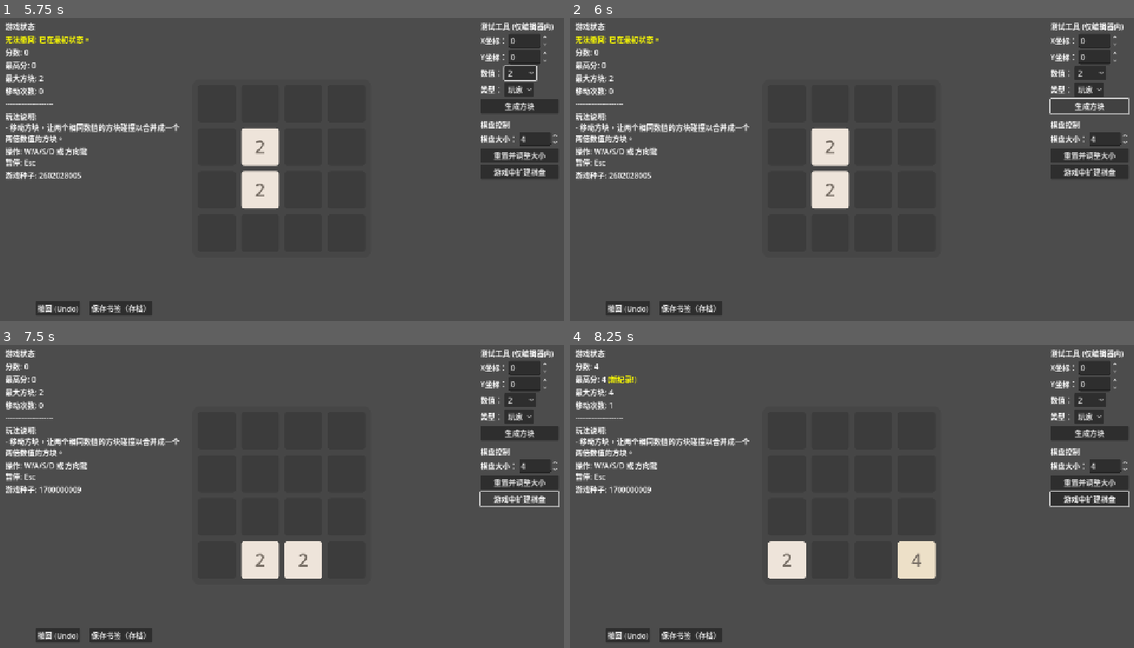
Above: before the commit, frames 1-4 (two rows, left to right).
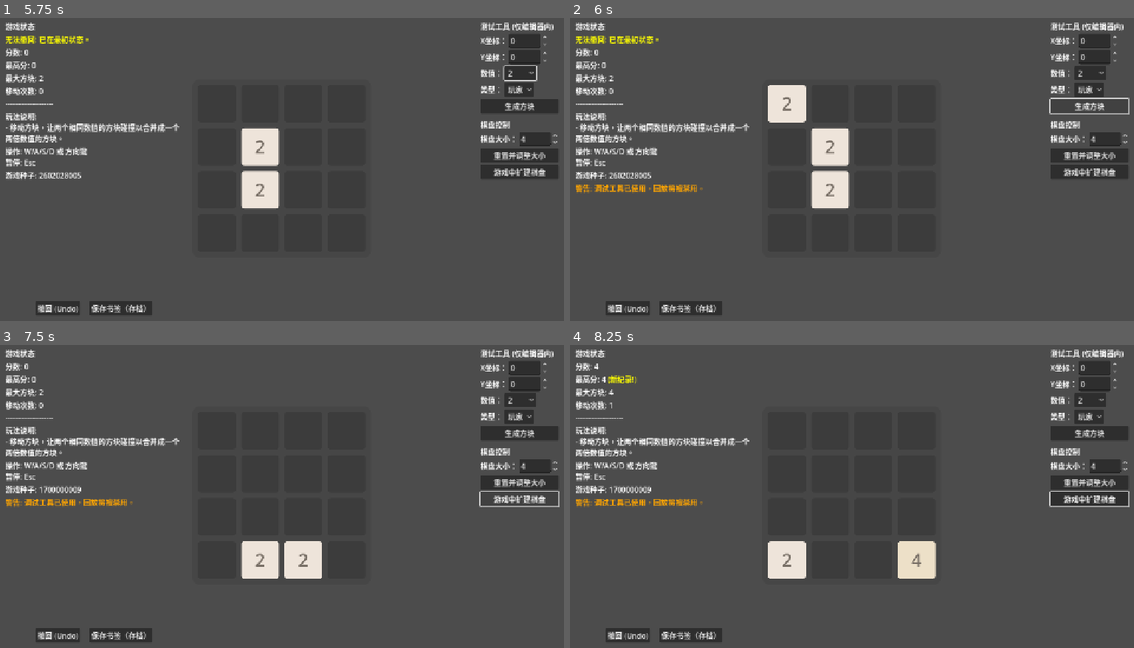
Above: after the commit, the same moments.

Repository: C76GN/2048-all-in-one
Game: Godot game, scene res://scenes/main_menu.tscn
Two runs of this game, one before a commit and one after it. Both use one fixed random seed, a clock stepped at 60 frames per second and the inputs below.
Inputs (mouse positions are in pixels of both pictures, inside the frame that each line leads up to):
- Up to frame 1 (5.75 s): click "开始游戏" at 0.5 s; click (282, 87) at 1.25 s; click "开始游戏" at 2 s; click "保存书签（存档）" at 2.75 s; click "撤回 (Undo)" at 3.5 s; click "2" at 4.25 s; click "玩家" at 5 s
- Up to frame 2 (6 s): click "生成方块" at 5.75 s
- Up to frame 3 (7.5 s): click "重置并调整大小" at 6.5 s; click "游戏中扩建棋盘" at 7.25 s
- Up to frame 4 (8.25 s): tap Enter at 8 s; move the mouse to (981, 478) at 8.02 s; hold D (move_right) from 8.03 s (still down); click (981, 478) at 8.17 s

Frame 1 is identical in both runs. In frame 2, 1.2% of the frame differs, in the area x 1-42%, y 22-58%; in frame 3, 0.4%; in frame 4, 0.4%.

Commit message:
Implement test tool tainting and fix tile visibility
This commit introduces a data "tainting" system to prevent developer tools from corrupting replays. When the test tool is used, the session is flagged, which displays a warning on the HUD and disables replay saving to maintain data integrity. Additionally, a bug has been fixed that caused tiles spawned via the test panel to be invisible.

Diff:
--- a/scripts/game_board.gd
+++ b/scripts/game_board.gd
@@ -197,7 +197,11 @@
 		grid[grid_pos.x][grid_pos.y].queue_free()
 		grid[grid_pos.x][grid_pos.y] = null
 
-	_spawn_at(grid_pos, value, type)
+	var new_tile = _spawn_at(grid_pos, value, type)
+
+	# 为测试工具生成的方块请求播放生成动画，使其可见。
+	var instruction = [{"type": "SPAWN", "tile": new_tile}]
+	play_animations_requested.emit(instruction)
 
 ## 重置整个棋盘并应用新的尺寸。
 func reset_and_resize(new_size: int, p_board_theme: BoardTheme) -> void:
--- a/scripts/modes/game_play.gd
+++ b/scripts/modes/game_play.gd
@@ -48,6 +48,7 @@
 var _loaded_bookmark_data: BookmarkData = null
 var _last_saved_bookmark_state: Dictionary = {}
 var _hud_status_message: String = ""
+var _is_game_state_tainted_by_test_tools: bool = false
 
 ## Godot生命周期函数：在节点进入场景树时被调用。
 func _ready() -> void:
@@ -68,9 +69,12 @@
 			SaveManager.set_high_score(mode_id, current_grid_size, score)
 
 			# 保存回放
-			if _current_replay_data.actions.size() > 0:
-				_current_replay_data.final_score = score
-				ReplayManager.save_replay(_current_replay_data)
+			if not _is_game_state_tainted_by_test_tools:
+				if _current_replay_data.actions.size() > 0:
+					_current_replay_data.final_score = score
+					ReplayManager.save_replay(_current_replay_data)
+			else:
+				print("警告: 游戏状态已被测试工具修改，回放将不会被保存。")
 
 			ui_manager.show_game_over_menu()
 
@@ -89,6 +93,7 @@
 ## @param new_grid_size: 如果提供（大于-1），则使用此尺寸，否则从GlobalGameManager获取。
 func _initialize_game(new_grid_size: int = -1) -> void:
 	state_machine.set_state(State.READY)
+	_is_game_state_tainted_by_test_tools = false
 
 	_loaded_bookmark_data = GlobalGameManager.selected_bookmark_data
 	# 加载后立即清除全局变量，防止下次正常开始游戏时被误用
@@ -341,6 +346,9 @@
 	display_data["controls"] = "操作: W/A/S/D 或 方向键\n暂停: Esc"
 	display_data["seed_info"] = "游戏种子: %d" % RNGManager.get_current_seed()
 
+	if _is_game_state_tainted_by_test_tools:
+		display_data["taint_warning"] = "[color=orange]警告: 调试工具已使用，回放将被禁用。[/color]"
+
 	if not _hud_status_message.is_empty():
 		display_data["status_message"] = _hud_status_message
 
@@ -377,7 +385,10 @@
 		test_panel.reset_and_resize_requested.connect(_on_reset_and_resize_requested)
 
 	if not test_panel.live_expand_requested.is_connected(game_board.live_expand):
-		test_panel.live_expand_requested.connect(game_board.live_expand)
+		test_panel.live_expand_requested.connect(func(new_size):
+			_is_game_state_tainted_by_test_tools = true
+			game_board.live_expand(new_size)
+		)
 
 	# 2. 使用当前模式的规则来配置TestPanel
 	var spawnable_types = interaction_rule.get_spawnable_types()
@@ -386,6 +397,7 @@
 
 ## 响应来自测试面板的生成方块请求。
 func _on_test_panel_spawn_requested(grid_pos: Vector2i, value: int, type_id: int) -> void:
+	_is_game_state_tainted_by_test_tools = true
 	# 将类型ID到TileType枚举的转换委托给当前的交互规则
 	var tile_type_enum = interaction_rule.get_tile_type_from_id(type_id)
 	game_board.spawn_specific_tile(grid_pos, value, tile_type_enum)
@@ -397,6 +409,7 @@
 
 ## 响应来自测试面板的重置棋盘请求。
 func _on_reset_and_resize_requested(new_size: int):
+	_is_game_state_tainted_by_test_tools = true
 	# 在重新初始化前，安全地清理所有旧的规则实例和管理器。
 	for rule in all_spawn_rules:
 		rule.teardown()
@@ -472,6 +485,9 @@
 func _on_snapshot_button_pressed() -> void:
 	if state_machine.current_state_name != State.PLAYING or get_tree().paused: return
 
+	if _is_game_state_tainted_by_test_tools:
+		_show_hud_message("[color=orange]警告: 正在保存一个被调试工具修改过的状态！[/color]", 4.0)
+
 	# 为了进行比较，创建一个包含历史的临时状态字典
 	var current_state_for_comparison = _get_full_game_state()
 	current_state_for_comparison["game_state_history"] = _game_state_history
